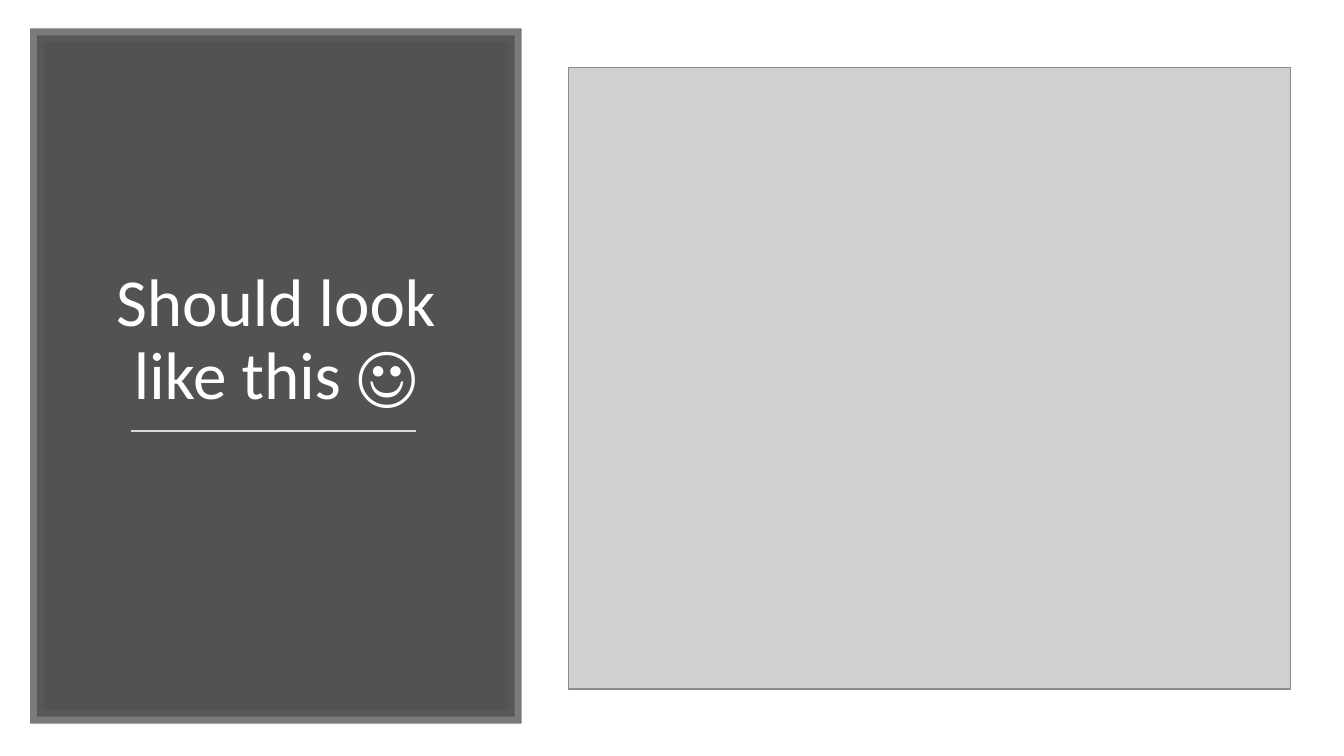
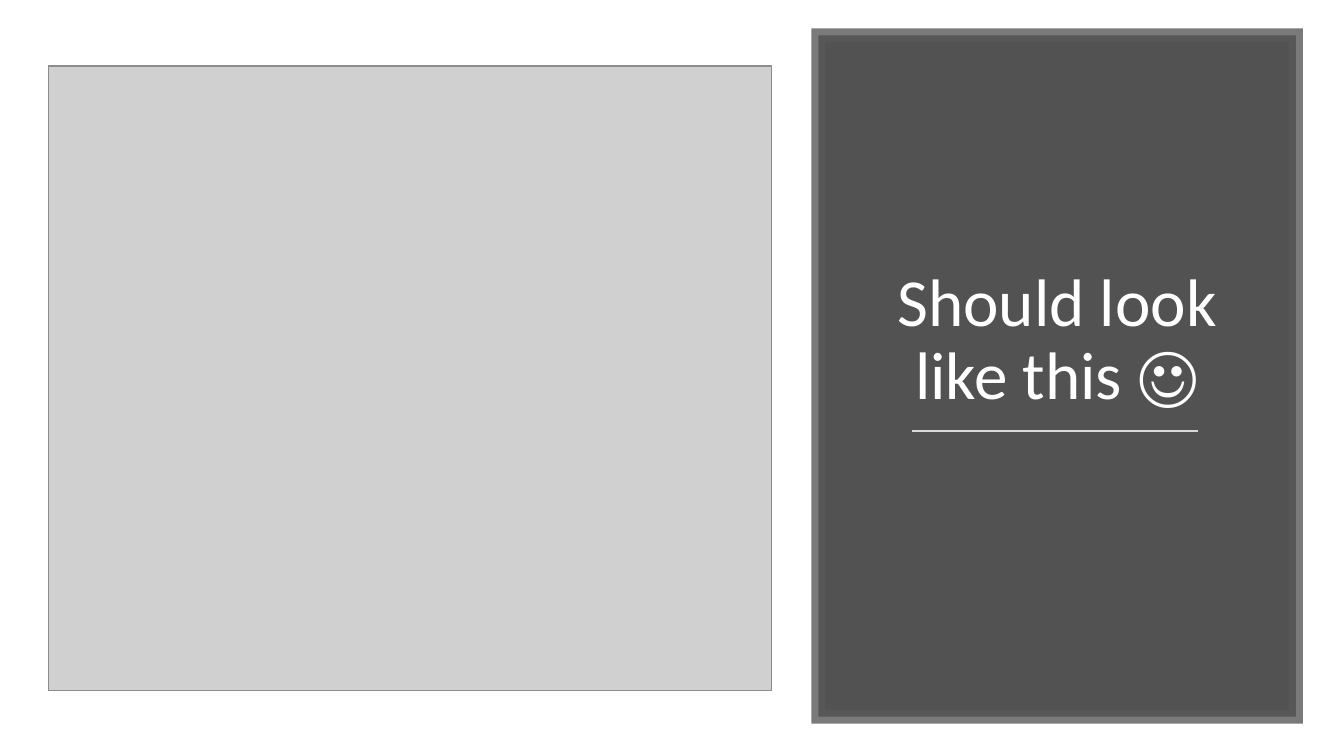
Before and after one commit to rkuehfus/pre-ready-2019-H1, a slide deck: slide 4 of Student/Guides/Challenges.pptx. Drawn at 1344x756 pixels with LibreOffice and Linux fonts; fonts in the diff are those of the drawing; grey boxes stand for pictures. Boxes give left, top, right and bottom in pixels: in the first picture for what was removed or moved away, otherwise in the second. Text is boxed around its words. In the diff, an @@ line names an element or a change of style, - is before the commit and + after.

```diff
--- a/Student/Guides/Challenges.pptx
+++ b/Student/Guides/Challenges.pptx
@@ picture added at box(49, 66, 772, 691) @@
@@ picture removed at box(569, 68, 1292, 689) @@
@@ 1 title, 1 rectangle, 1 line: place and size @@
-1 title, 1 rectangle, 1 line at box(37, 35, 515, 717)
+1 title, 1 rectangle, 1 line at box(819, 35, 1297, 717)
```
Also in this commit, not shown: 2 other files.
